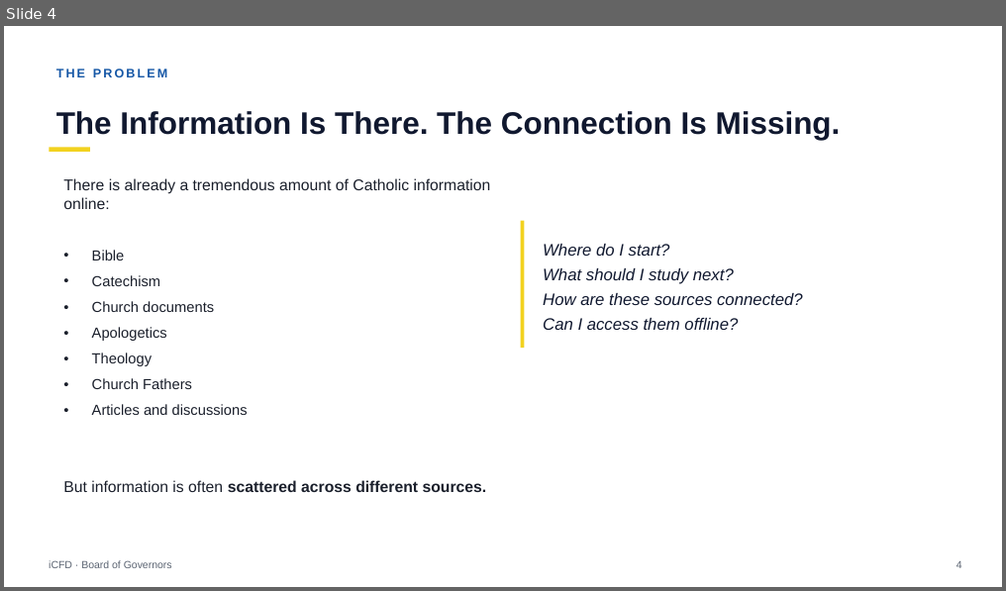
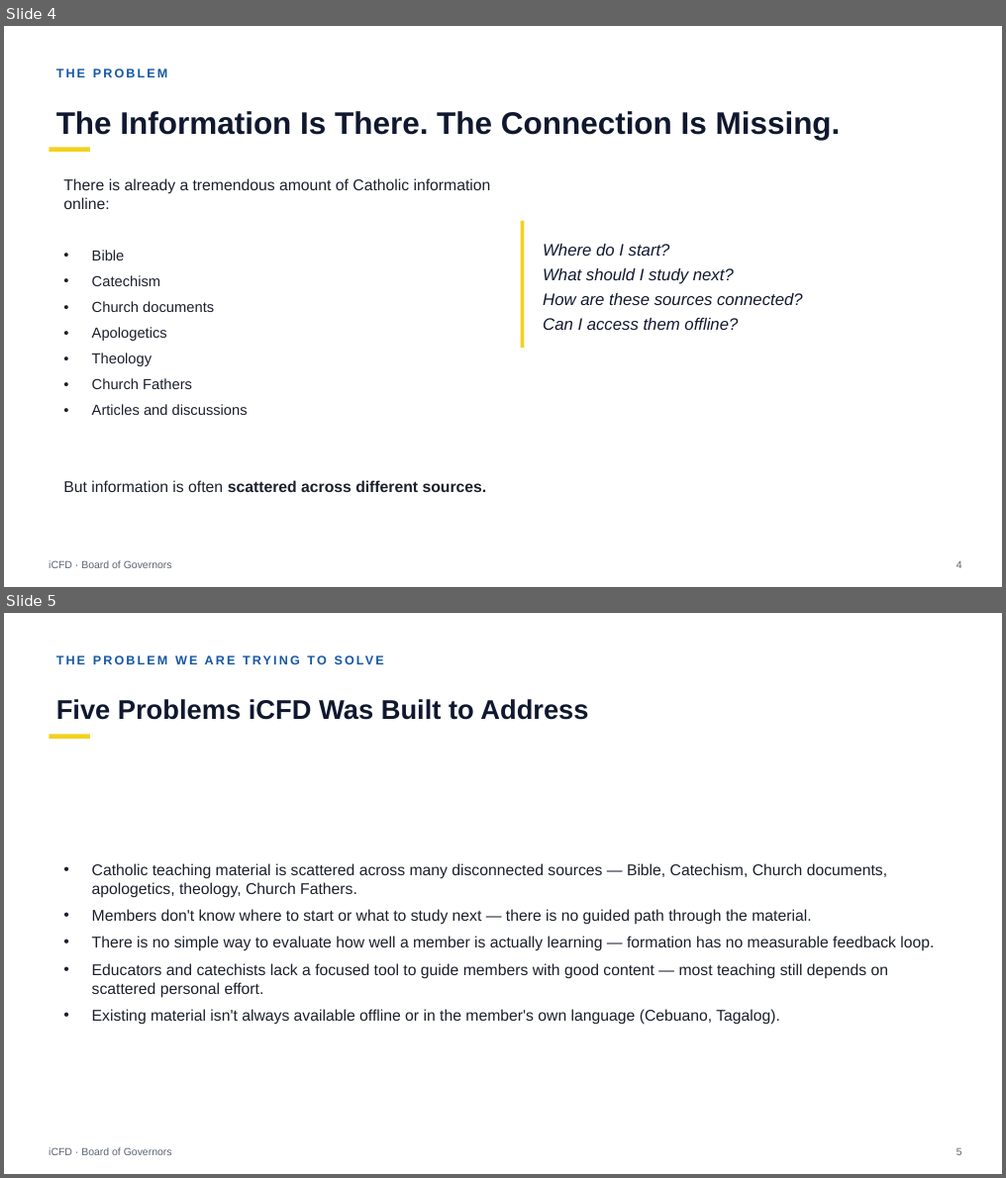
Before and after one commit to earlrodson/iCFD, a slide deck: documents/BOG_PREENTATION/1presentation-aug-30/iCFD-Board-of-Governors-Presentation.pptx. Shown one above the other, each under a label of ours: slide 4 before the commit, slides 4 and 5 after it. The pictures are 1006x591 and 1006x1178 pixels, drawn with LibreOffice and Linux fonts; fonts in the diff are those of the drawing. Boxes give left, top, right and bottom in pixels: in the first picture for what was removed or moved away, otherwise in the second. Text is boxed around its words. In the diff, an @@ line names an element or a change of style, - is before the commit and + after.

```diff
--- a/documents/BOG_PREENTATION/1presentation-aug-30/iCFD-Board-of-Governors-Presentation.pptx
+++ b/documents/BOG_PREENTATION/1presentation-aug-30/iCFD-Board-of-Governors-Presentation.pptx
@@ slide 5 added at box(4, 613, 1002, 1174), background #FFFFFF @@
@@ text added at box(49, 647, 798, 672), 12 pt, text #1557A6, bold @@
+THE PROBLEM WE ARE TRYING TO SOLVE
@@ text added at box(56, 699, 588, 720), 26 pt, text #10182F, bold @@
+Five Problems iCFD Was Built to Address
@@ rectangle added at box(49, 735, 90, 739), fill #F2D21F @@
@@ text added at box(92, 863, 934, 1025), 15 pt, text #1A1F2B @@
+• Catholic teaching material is scattered across many disconnected sources — Bible, Catechism, Church documents, apologetics, theology, Church Fathers.
+• Members don't know where to start or what to study next — there is no guided path through the material.
+• There is no simple way to evaluate how well a member is actually learning — formation has no measurable feedback loop.
+• Educators and catechists lack a focused tool to guide members with good content — most teaching still depends on scattered personal effort.
+• Existing material isn't always available offline or in the member's own language (Cebuano, Tagalog).
@@ text added at box(49, 1148, 172, 1156), 10 pt, text #5B6472 @@
+iCFD · Board of Governors
@@ text added at box(956, 1149, 962, 1156), 10 pt, text #5B6472 @@
+5
```
Also in this commit, not shown: 1 slide changed, 1 slide removed, 7 other files.
